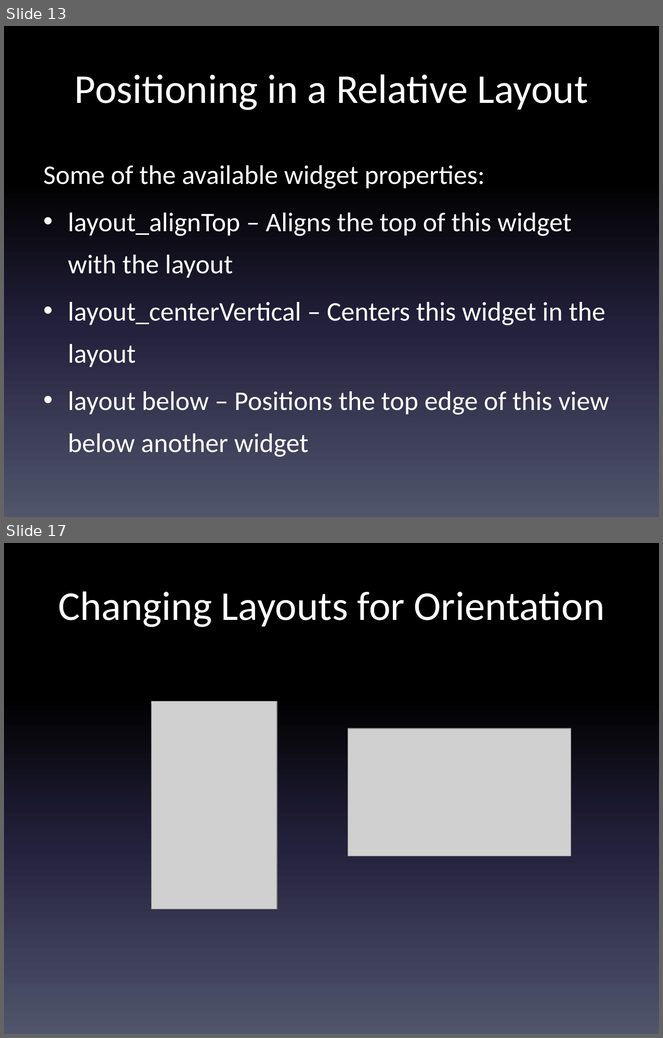
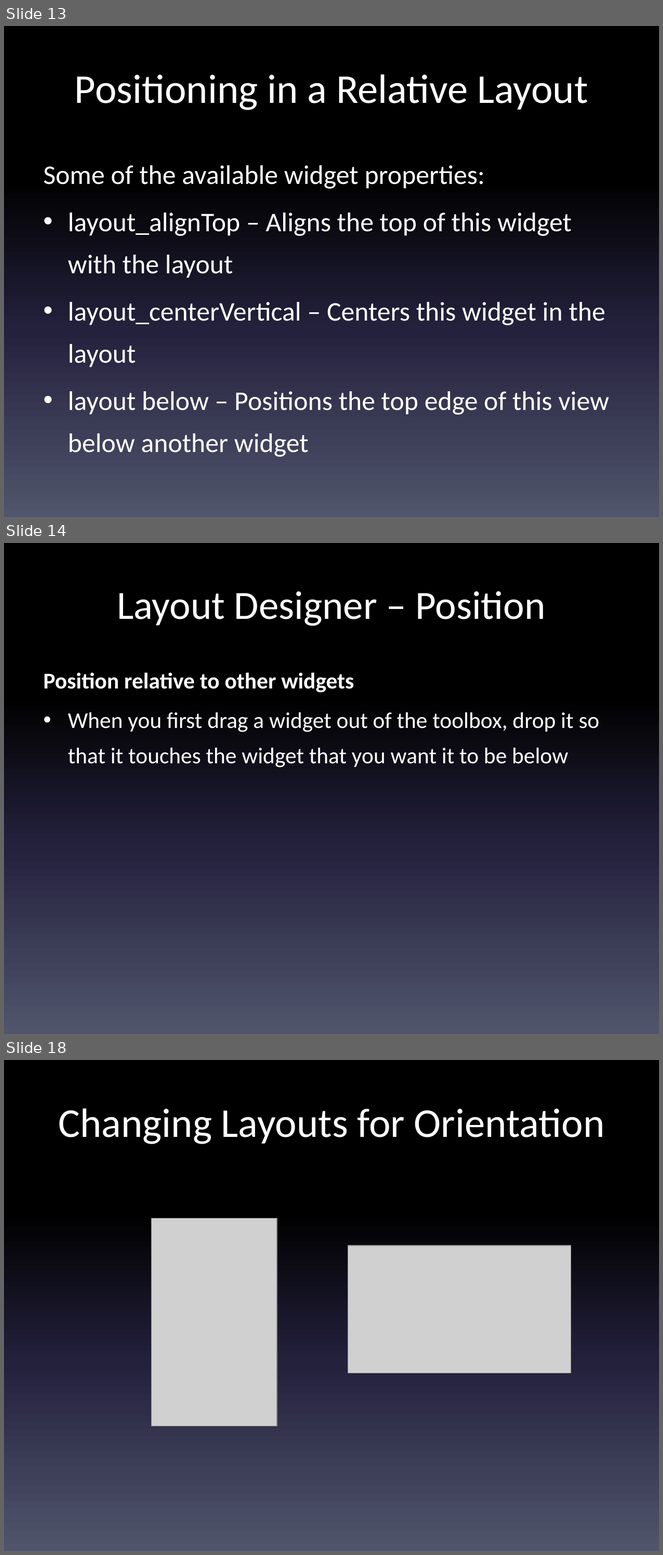
Before and after one commit to LCC-CIT/CS235AM-CourseMaterials, a slide deck: Slides/Wk4Day1-UI Layouts and Orientation.pptx. Shown one above the other, each under a label of ours: slides 13 and 17 before the commit, slides 13, 14 and 18 after it; the slides between them are not shown. The pictures are 663x1038 and 663x1555 pixels, drawn with LibreOffice and Linux fonts; fonts in the diff are those of the drawing; grey boxes stand for pictures. Boxes give left, top, right and bottom in pixels: in the first picture for what was removed or moved away, otherwise in the second. Text is boxed around its words. In the diff, an @@ line names an element or a change of style, - is before the commit and + after.

Commit message:
Finished section on the relative layout designer

```diff
--- a/Slides/Wk4Day1-UI Layouts and Orientation.pptx
+++ b/Slides/Wk4Day1-UI Layouts and Orientation.pptx
@@ slide 14 added at [4, 543, 659, 1034], background gradient #000000 to #24213E to #51566D @@
@@ title added at [117, 591, 545, 626], 44 pt, text #FFFFFF @@
+Layout Designer – Position
@@ text added at [44, 672, 600, 768], 24.8 pt, text #FFFFFF @@
+Position relative to other widgets
+• When you first drag a widget out of the toolbox, drop it so that it touches the widget that you want it to be below
@@ what was slide 17 is now slide 18 @@
```
Also in this commit, not shown: 3 slides changed, 1 other file.
